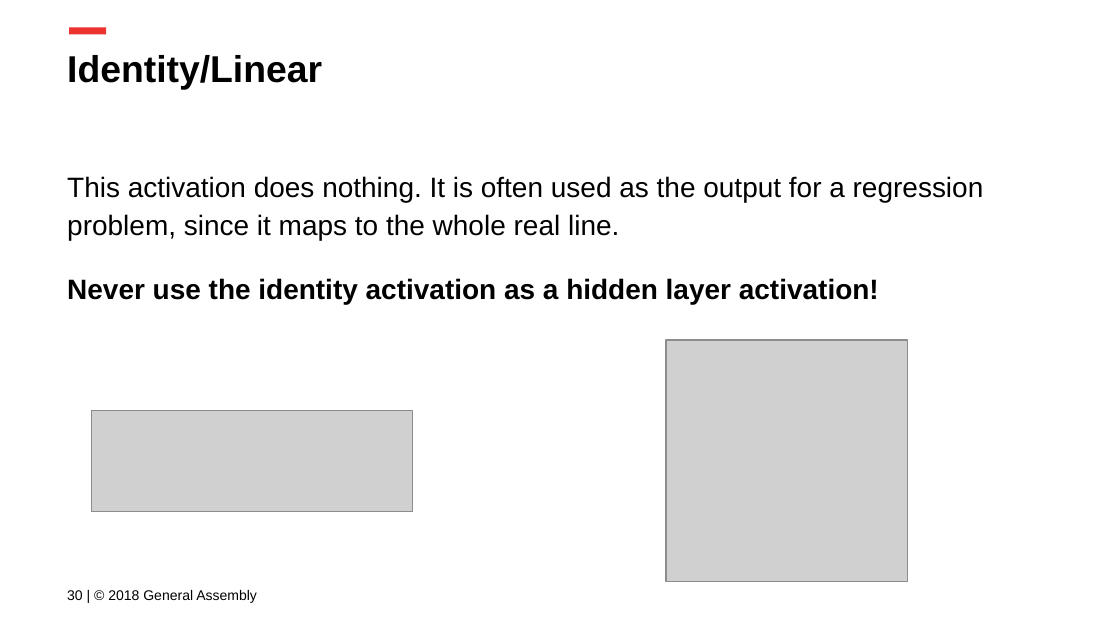
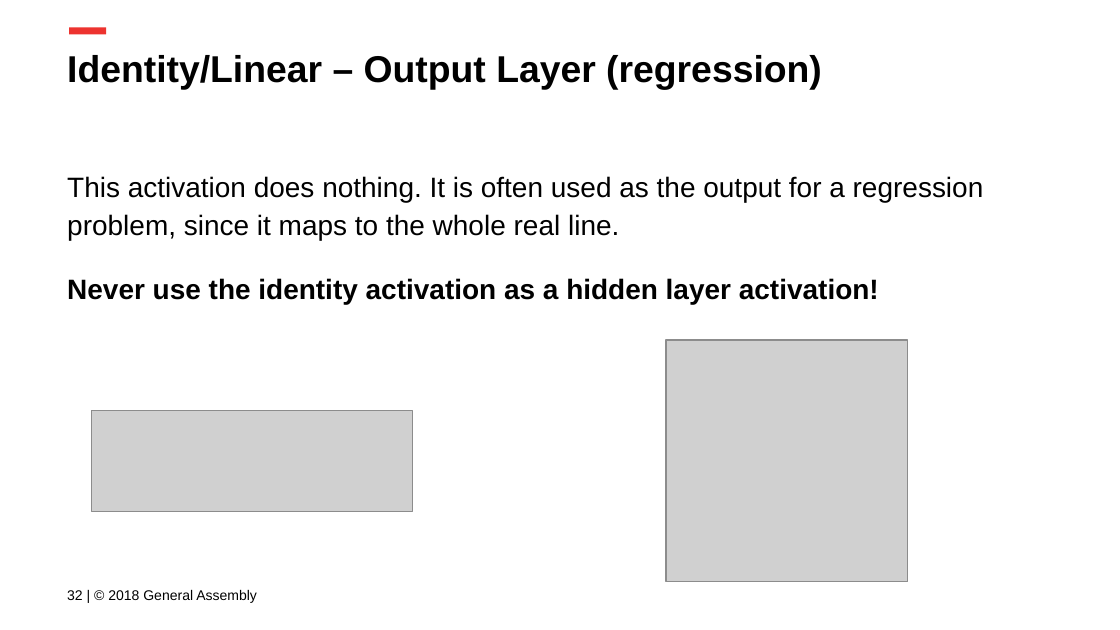
Before and after one commit to ga-curriculum/lesson-intro-nn, a slide deck: slide 32 of Intro to NNs.pptx (slide 30 before the commit). Drawn at 1120x630 pixels with LibreOffice and Linux fonts; fonts in the diff are those of the drawing; grey boxes stand for pictures; background and template pictures are left out. Boxes give left, top, right and bottom in pixels: in the first picture for what was removed or moved away, otherwise in the second. Text is boxed around its words. In the diff, an @@ line names an element or a change of style, - is before the commit and + after.

```diff
--- a/Intro to NNs.pptx
+++ b/Intro to NNs.pptx
@@ title at bbox=[67, 55, 822, 90]: text changed @@
-Identity/Linear
+Identity/Linear – Output Layer (regression)
@@ text at bbox=[67, 590, 257, 603]: text changed @@
-30 | © 2018 General Assembly
+32 | © 2018 General Assembly
```
Also in this commit, not shown: 7 other slides changed, 1 slide added, 2 other files.
